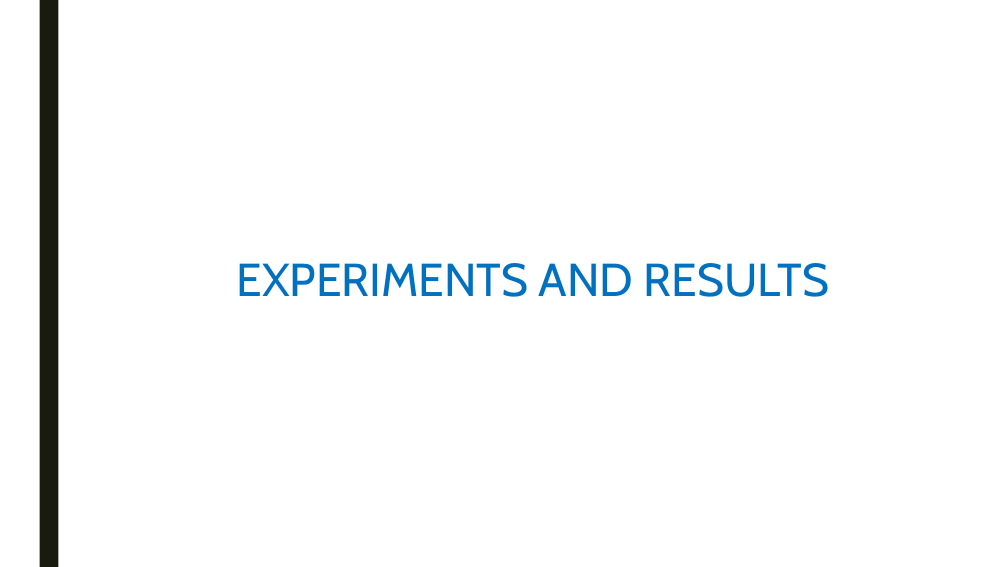
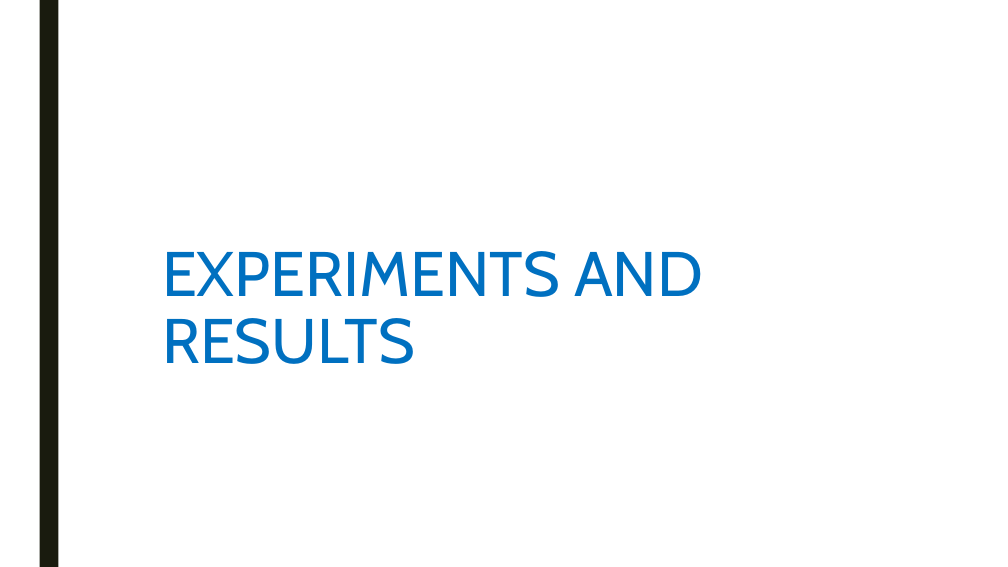
Before and after one commit to swengeler/PP3, a slide deck: slide 15 of Report, presentation and related stuff/Knapsack_problem.pptx (slide 14 before the commit). Drawn at 1008x567 pixels with LibreOffice and Linux fonts; fonts in the diff are those of the drawing. Boxes give left, top, right and bottom in pixels: in the first picture for what was removed or moved away, otherwise in the second. Text is boxed around its words. In the diff, an @@ line names an element or a change of style, - is before the commit and + after.

```diff
--- a/Report, presentation and related stuff/Knapsack_problem.pptx
+++ b/Report, presentation and related stuff/Knapsack_problem.pptx
@@ title "EXPERIMENTS AND RESULTS": place and size @@
-title "EXPERIMENTS AND RESULTS" at [237, 263, 830, 297]
+title "EXPERIMENTS AND RESULTS" at [162, 251, 703, 364]
@@ title "EXPERIMENTS AND RESULTS" at [162, 251, 703, 364]: size 44 to 60 pt @@
```
Also in this commit, not shown: 10 other slides changed, 5 slides added, 3 slides removed.
